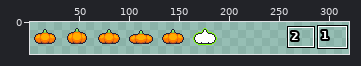
File history of a pixel-art file, gfx/pumpkin.aseprite. Above: a wide view before the commit, with the close-up outlined.
Close-up. The starting point:
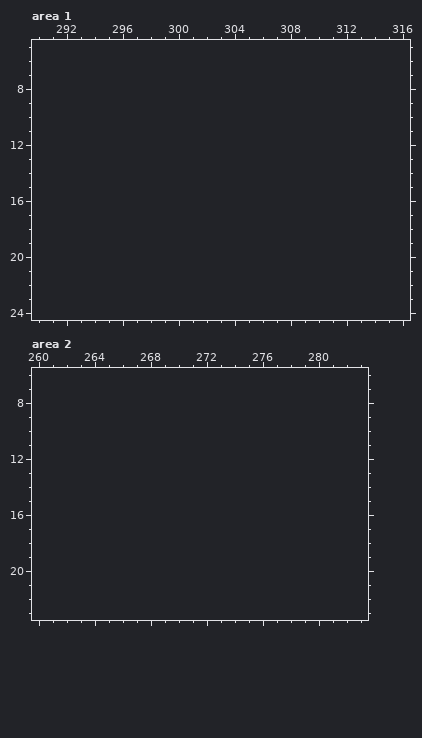
192x32 pixels, 1 frame. Shown: area 1: x 290..316, y 5..24; area 2: x 260..283, y 6..23. The old version is drawn lined up with the new one, on the new canvas. The wide view leaves out empty margins. The commit also changed other parts of the picture, which this record leaves out.
The same view after the edit:
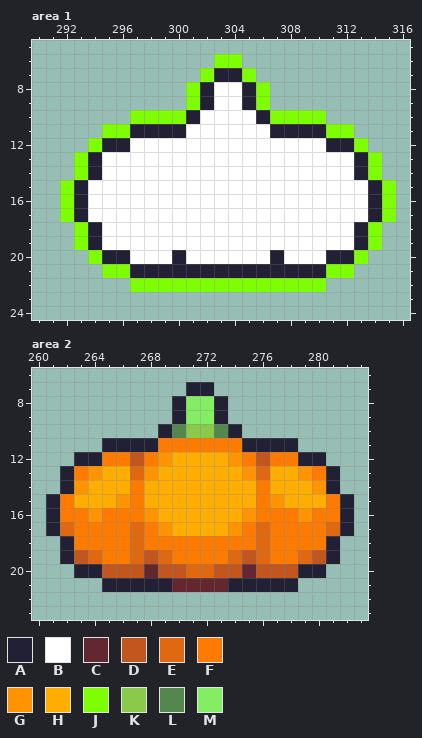
Palette (. is transparent): A #222034  B #ffffff  C #63272f  D #c1571f  E #df6810  F #ff7b00  G #ff9400  H #ffae00  J #7dff00  K #89ca4a  L #53874d  M #83ed64
The exact change:
canvas 192x32 -> 320x32
Area 1:
Colour A now appears in row 7 at x 303 to 304; in rows 8 to 9 at x 302 and 305; in row 10 at x 301 and 306; in row 11 at x 297 to 300 and 307 to 310; in row 12 at x 295 to 296 and 311 to 312; in rows 13 to 14 at x 294 and 313.
Colour A now appears in rows 15 to 17 at x 293 and 314; in rows 18 to 19 at x 294 and 313; in row 20 at x 295 to 296, 300, 307 and 311 to 312; in row 21 at x 297 to 310.
Colour B now appears in rows 8 to 9 at x 303 to 304; in row 10 at x 302 to 305; in row 11 at x 301 to 306; in row 12 at x 297 to 310; in rows 13 to 14 at x 295 to 312; in rows 15 to 17 at x 294 to 313.
Colour B now appears in rows 18 to 19 at x 295 to 312; in row 20 at x 297 to 299, 301 to 306 and 308 to 310.
Colour J now appears in row 6 at x 303 to 304; in row 7 at x 302 and 305; in rows 8 to 9 at x 301 and 306; in row 10 at x 297 to 300 and 307 to 310; in row 11 at x 295 to 296 and 311 to 312; in row 12 at x 294 and 313.
Colour J now appears in rows 13 to 14 at x 293 and 314; in rows 15 to 17 at x 292 and 315; in rows 18 to 19 at x 293 and 314; in row 20 at x 294 and 313; in row 21 at x 295 to 296 and 311 to 312; in row 22 at x 297 to 310.
Area 2:
Colour A now appears in row 7 at x 271 to 272; in rows 8 to 9 at x 270 and 273; in row 10 at x 269 and 274; in row 11 at x 265 to 268 and 275 to 278; in row 12 at x 263 to 264 and 279 to 280; in rows 13 to 14 at x 262 and 281.
Colour A now appears in rows 15 to 17 at x 261 and 282; in rows 18 to 19 at x 262 and 281; in row 20 at x 263 to 264 and 279 to 280; in row 21 at x 265 to 269 and 274 to 278.
Colour C now appears in row 20 at x 268 and 275; in row 21 at x 270 to 273.
Colour D now appears in row 12 at x 267 and 276; in row 19 at x 263, 268, 275 and 280; in row 20 at x 265 to 267, 269 to 270, 273 to 274 and 276 to 278.
Colour E now appears in row 13 at x 267 and 276; in row 17 at x 262, 267, 276 and 281; in row 18 at x 267 and 276; in row 19 at x 264, 267, 269, 274, 276 and 279; in row 20 at x 271 to 272.
Colour F now appears in row 11 at x 269 to 274; in row 12 at x 265 to 266, 268, 275 and 277 to 278; in row 13 at x 263 and 280; in row 14 at x 267 and 276; in row 15 at x 262, 267, 276 and 281; in row 16 at x 262 to 263, 265 to 267, 276 to 278 and 280 to 281.
Colour F now appears in row 17 at x 263 to 266, 268, 275 and 277 to 280; in row 18 at x 263 to 266, 268 to 275 and 277 to 280; in row 19 at x 265 to 266, 270 to 273 and 277 to 278.
Colour G now appears in row 12 at x 269 and 274; in row 13 at x 264, 268, 275 and 279; in row 14 at x 263 and 280; in row 15 at x 266 and 277; in row 16 at x 264, 268, 275 and 279; in row 17 at x 269 and 274.
Colour H now appears in row 12 at x 270 to 273; in row 13 at x 265 to 266, 269 to 274 and 277 to 278; in row 14 at x 264 to 266, 268 to 275 and 277 to 279; in row 15 at x 263 to 265, 268 to 275 and 278 to 280; in row 16 at x 269 to 274; in row 17 at x 270 to 273.
Colour K now appears in row 10 at x 271 to 272.
Colour L now appears in row 10 at x 270 and 273.
Colour M now appears in rows 8 to 9 at x 271 to 272.
Where, in picture pixels (left, top, right, bottom), the same in both close-ups:
added: (60, 54, 396, 292)
added: (46, 382, 354, 592)
